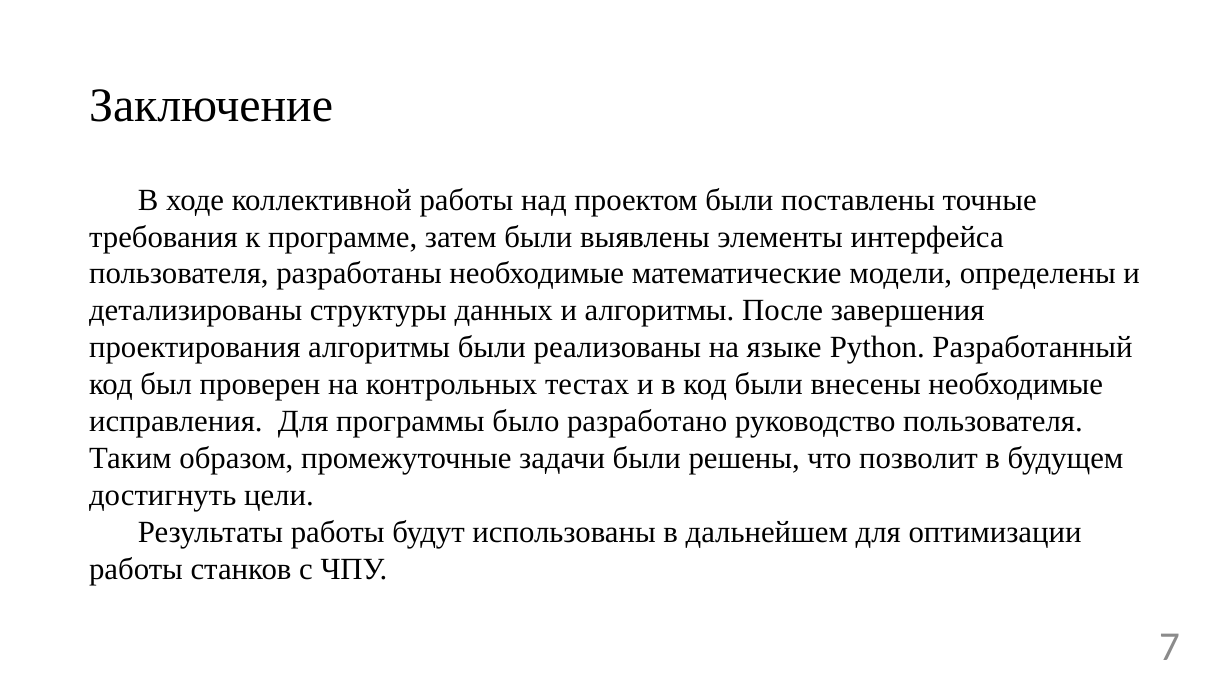
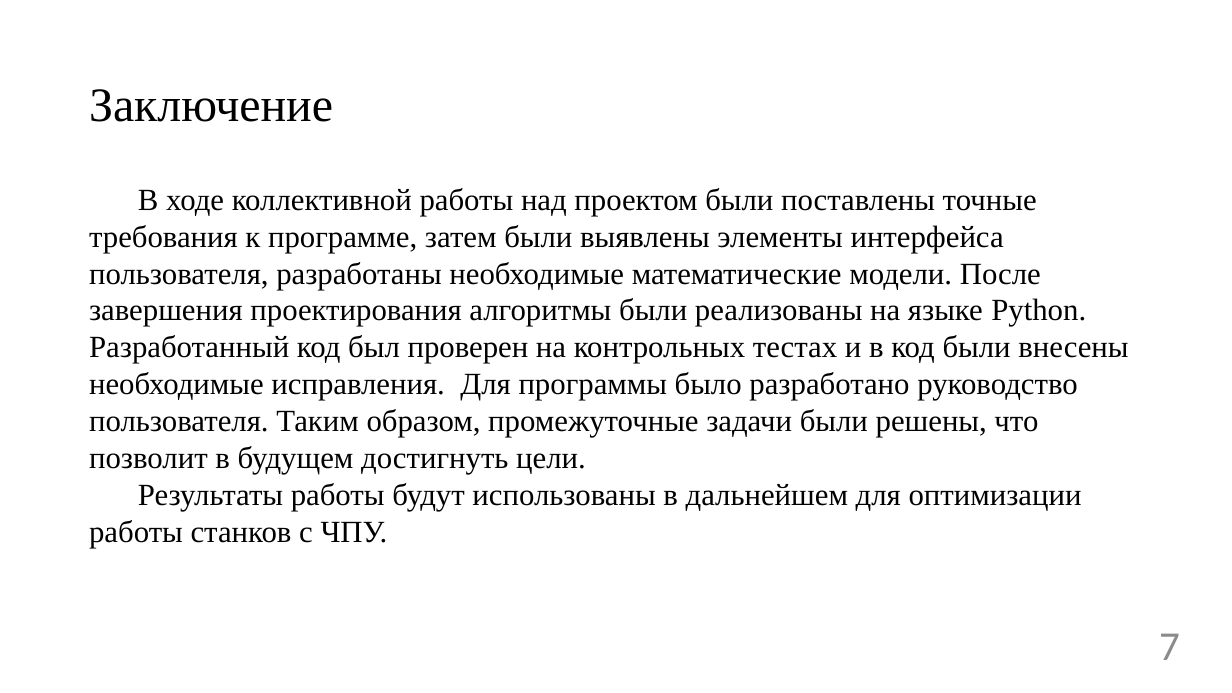
Before and after one commit to MichailNikitin/optimization_CNC, a slide deck: slide 7 of doc/Презентация_Летней Практики.pptx. Drawn at 1232x693 pixels with LibreOffice and Linux fonts; fonts in the diff are those of the drawing. Boxes give left, top, right and bottom in pixels: in the first picture for what was removed or moved away, otherwise in the second. Text is boxed around its words. In the diff, an @@ line names an element or a change of style, - is before the commit and + after.

```diff
--- a/doc/Презентация_Летней Практики.pptx
+++ b/doc/Презентация_Летней Практики.pptx
@@ text at box(89, 188, 1128, 474): text changed @@
-В ходе коллективной работы над проектом были поставлены точные требования к программе, затем были выявлены элементы интерфейса пользователя, разработаны необходимые математические модели, определены и детализированы структуры данных и алгоритмы. После завершения проектирования алгоритмы были реализованы на языке Python. Разработанный код был проверен на контрольных тестах и в код были внесены необходимые исправления. Для программы было разработано руководство пользователя. Таким образом, промежуточные задачи были решены, что позволит в будущем достигнуть цели.
+В ходе коллективной работы над проектом были поставлены точные требования к программе, затем были выявлены элементы интерфейса пользователя, разработаны необходимые математические модели. После завершения проектирования алгоритмы были реализованы на языке Python. Разработанный код был проверен на контрольных тестах и в код были внесены необходимые исправления. Для программы было разработано руководство пользователя. Таким образом, промежуточные задачи были решены, что позволит в будущем достигнуть цели.
```
Also in this commit, not shown: 1 other slide changed, 3 other files.
